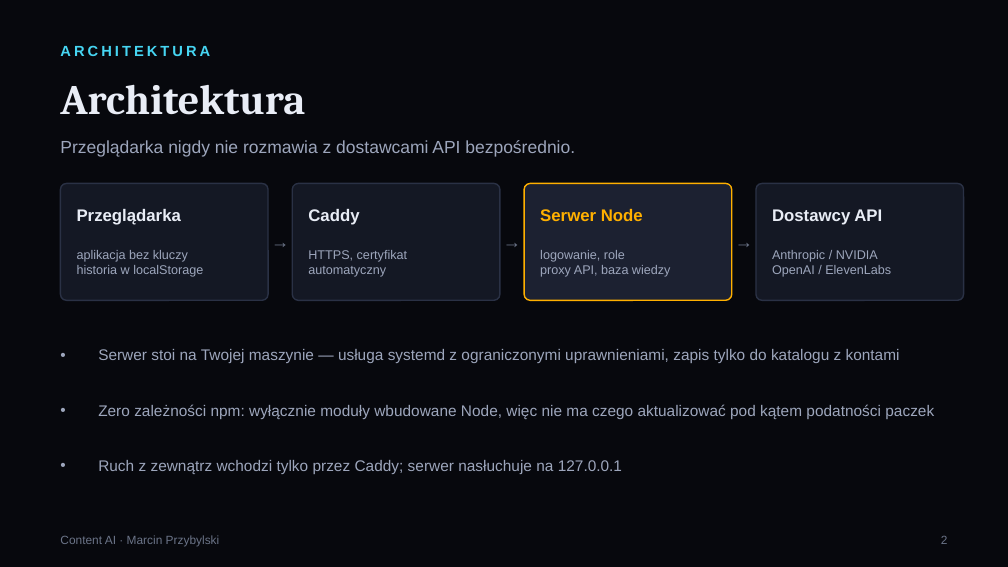
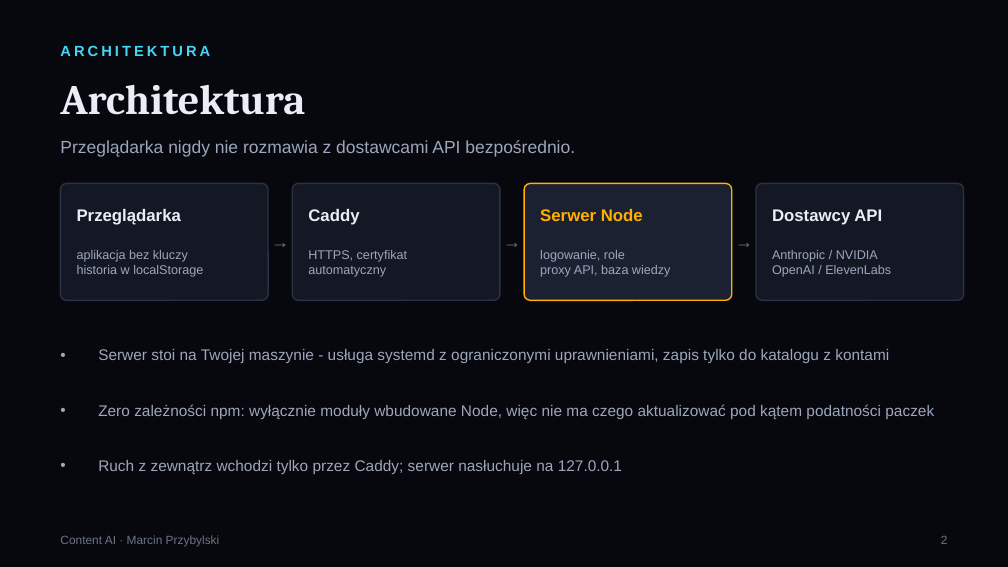
Before and after one commit to Marcin1000/ContentAI, a slide deck: slide 3 of prezentacje/PL/ContentAI_Security.pptx. Drawn at 1008x567 pixels with LibreOffice and Linux fonts; fonts in the diff are those of the drawing. Boxes give left, top, right and bottom in pixels: in the first picture for what was removed or moved away, otherwise in the second. Text is boxed around its words. In the diff, an @@ line names an element or a change of style, - is before the commit and + after.

```diff
--- a/prezentacje/PL/ContentAI_Security.pptx
+++ b/prezentacje/PL/ContentAI_Security.pptx
@@ text at (98, 349, 889, 363): text changed @@
-• Serwer stoi na Twojej maszynie — usługa systemd z ograniczonymi uprawnieniami, zapis tylko do katalogu z kontami
+• Serwer stoi na Twojej maszynie - usługa systemd z ograniczonymi uprawnieniami, zapis tylko do katalogu z kontami
```
Also in this commit, not shown: 7 other slides changed, 17 other files.
